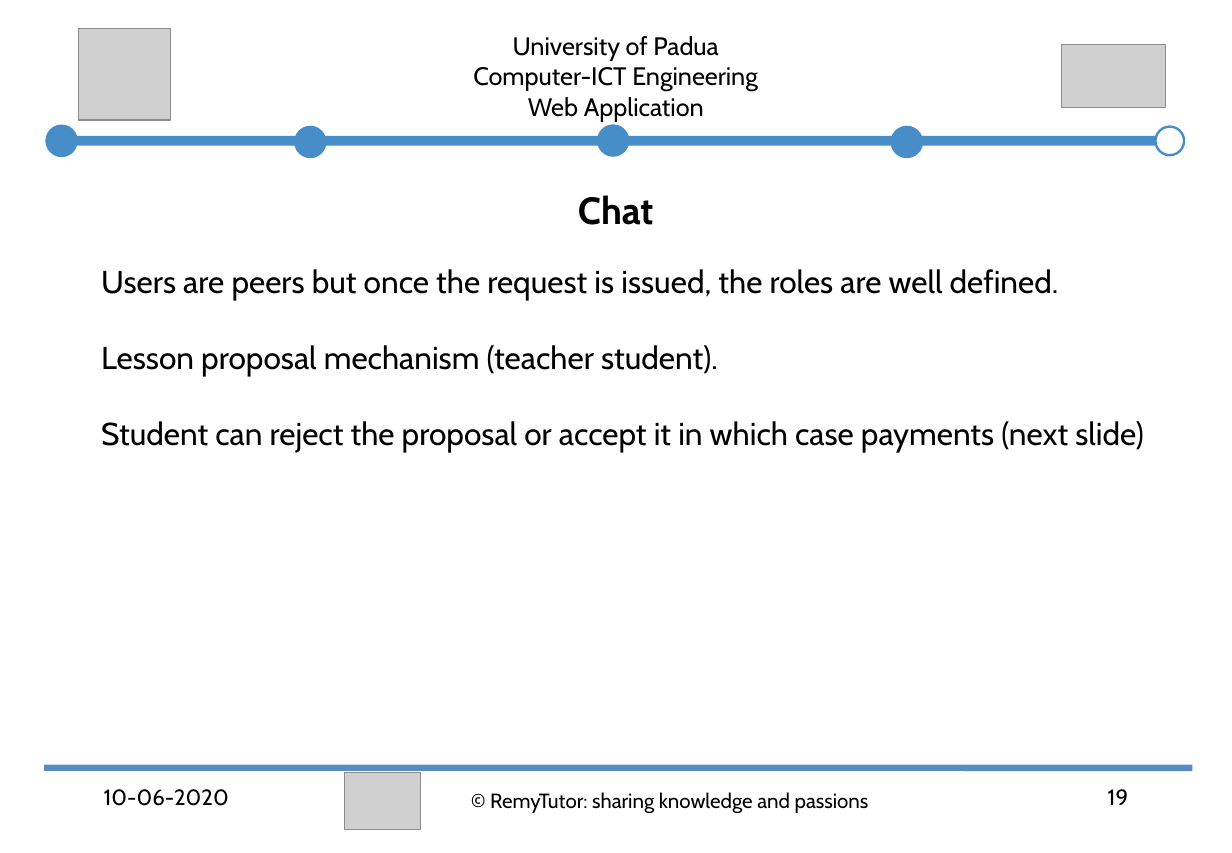
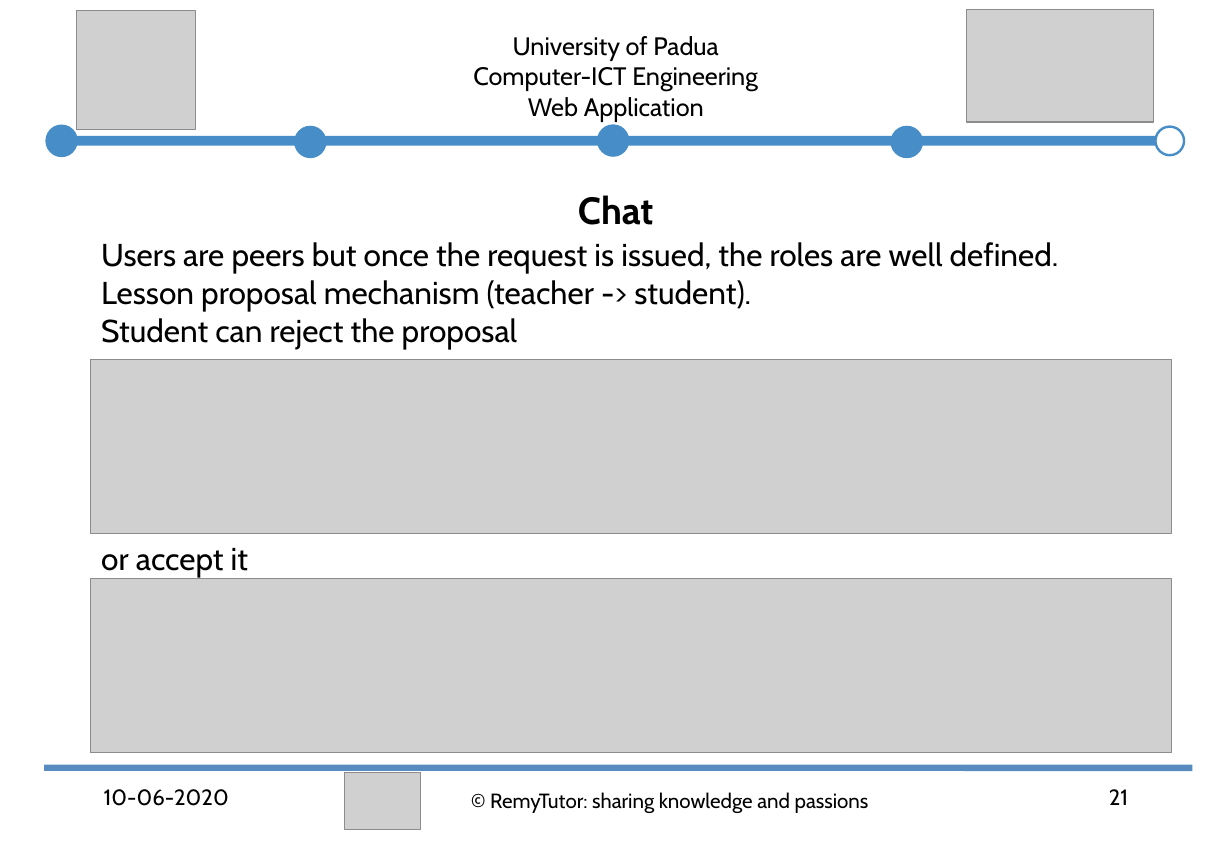
Before and after one commit to abahmadb/Web-Applications, a slide deck: slide 21 of HW2-RemyTutor-2019-2020 - Ahmad.ppt (slide 19 before the commit). Drawn at 1232x853 pixels with LibreOffice and Linux fonts; fonts in the diff are those of the drawing; grey boxes stand for pictures. Boxes give left, top, right and bottom in pixels: in the first picture for what was removed or moved away, otherwise in the second. Text is boxed around its words. In the diff, an @@ line names an element or a change of style, - is before the commit and + after.

```diff
--- a/HW2-RemyTutor-2019-2020 - Ahmad.ppt
+++ b/HW2-RemyTutor-2019-2020 - Ahmad.ppt
@@ picture: place and size @@
-picture at (78,28,170,120)
+picture at (76,10,194,130)
@@ picture: place and size @@
-picture at (1060,44,1165,107)
+picture at (966,9,1152,122)
@@ text "Users are peers but once ...": place and size @@
-text "Users are peers but once ..." at (101,269,1143,452)
+text "Users are peers but once ..." at (101,242,1059,577)
@@ text at (101,280,751,577): text changed @@
-❑ Lesson proposal mechanism (teacher student).
-❑ Student can reject the proposal or accept it in which case payments (next slide)
+❑ Lesson proposal mechanism (teacher -> student).
+❑ Student can reject the proposal
+❑ or accept it
@@ picture added at (91,359,1172,533) @@
@@ picture added at (91,578,1172,752) @@
@@ page number at (1109,789,1128,805): text changed @@
-19
+21
```
Also in this commit, not shown: 22 other slides changed, 2 slides added, 1 slide removed.
